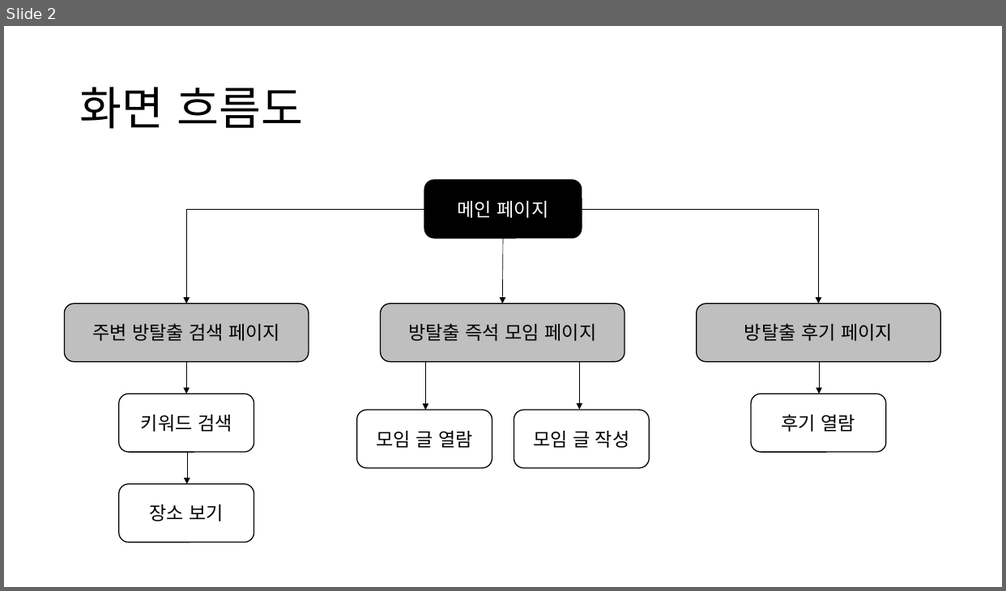
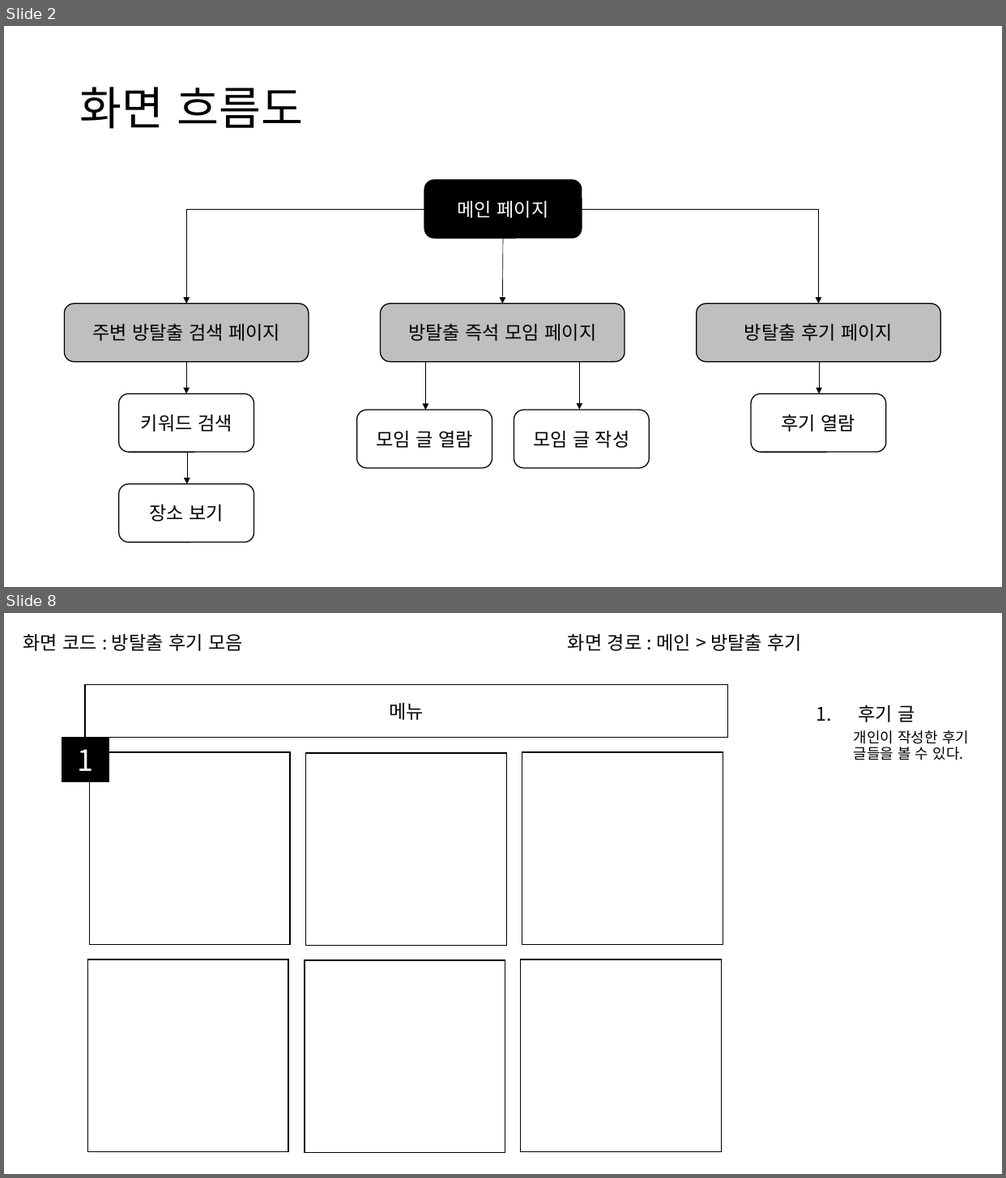
Before and after one commit to MJKim99/Frontend-Study, a slide deck: myweb/doc/UI 설계 문서.pptx. Shown one above the other, each under a label of ours: slide 2 before the commit, slides 2 and 8 after it; the slides between them are not shown. The pictures are 1006x591 and 1006x1178 pixels, drawn with LibreOffice and Linux fonts; fonts in the diff are those of the drawing. Boxes give left, top, right and bottom in pixels: in the first picture for what was removed or moved away, otherwise in the second. Text is boxed around its words. In the diff, an @@ line names an element or a change of style, - is before the commit and + after.

Commit message:
doc 편집
UI 설계 문서 작성
스토리보드 추가

```diff
--- a/myweb/doc/UI 설계 문서.pptx
+++ b/myweb/doc/UI 설계 문서.pptx
@@ slide 8 added at (x1=4, y1=613, x2=1002, y2=1174), background #FFFFFF @@
@@ text added at (x1=23, y1=633, x2=243, y2=651), 18 pt, text #000000 @@
+화면 코드 : 방탈출 후기 모음
@@ text added at (x1=568, y1=633, x2=803, y2=651), 18 pt, text #000000 @@
+화면 경로 : 메인 > 방탈출 후기
@@ rectangle added at (x1=85, y1=685, x2=727, y2=737), fill #FFFFFF, outline #000000 1 pt, 18 pt, text #000000 @@
+메뉴
@@ text added at (x1=854, y1=705, x2=969, y2=760), 14 pt, text #000000 @@
+1. 후기 글
+  개인이 작성한 후기 글들을 볼 수 있다.
@@ rectangle added at (x1=62, y1=737, x2=108, y2=781), fill #000000, outline #000000 1 pt, 28 pt, text #FFFFFF @@
+1
@@ rectangle added at (x1=89, y1=752, x2=290, y2=944), fill #FFFFFF, outline #000000 1 pt @@
@@ rectangle added at (x1=305, y1=753, x2=506, y2=945), fill #FFFFFF, outline #000000 1 pt @@
@@ rectangle added at (x1=522, y1=752, x2=722, y2=944), fill #FFFFFF, outline #000000 1 pt @@
@@ rectangle added at (x1=88, y1=960, x2=288, y2=1152), fill #FFFFFF, outline #000000 1 pt @@
@@ rectangle added at (x1=305, y1=960, x2=505, y2=1152), fill #FFFFFF, outline #000000 1 pt @@
@@ rectangle added at (x1=521, y1=960, x2=721, y2=1152), fill #FFFFFF, outline #000000 1 pt @@
```
Also in this commit, not shown: 1 slide changed, 5 other slides added, 1 slide removed.
